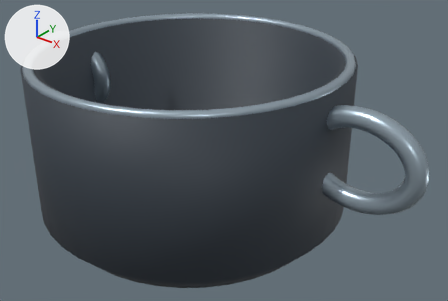
Two versions of the glTF model Web/public/art/items/POT.glb, one commit apart.
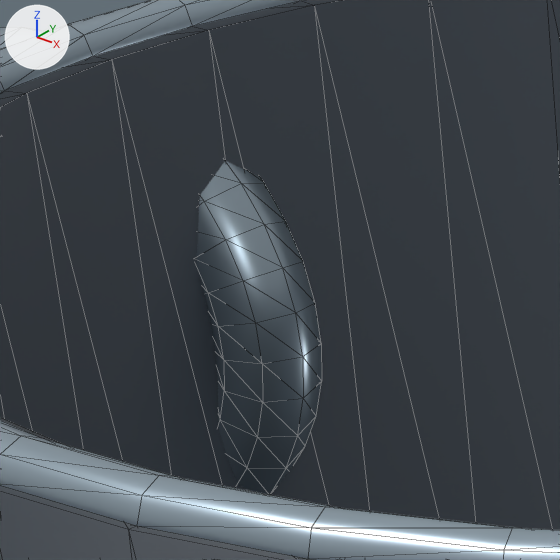
Each version is shown whole from a 50 mm lens placed at (0.564, -0.631, 0.511), pointed at (0.043, 0.021, 0.107), then close up on the part from 13% to 33% of the width and 9% to 38% of the height. The axes (+X, +Y, +Z) are drawn at upper left. The lights are the same throughout. The older version's two pictures come first. The close-ups show mesh edges as thin lines. Vertices at exactly the same position are counted once.

Names of what the first close-up shows: 'POT'.
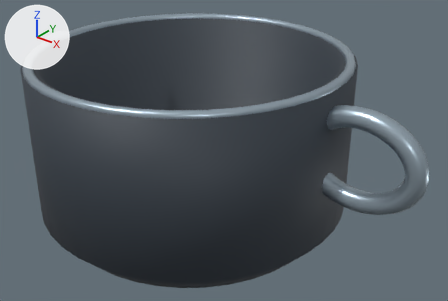
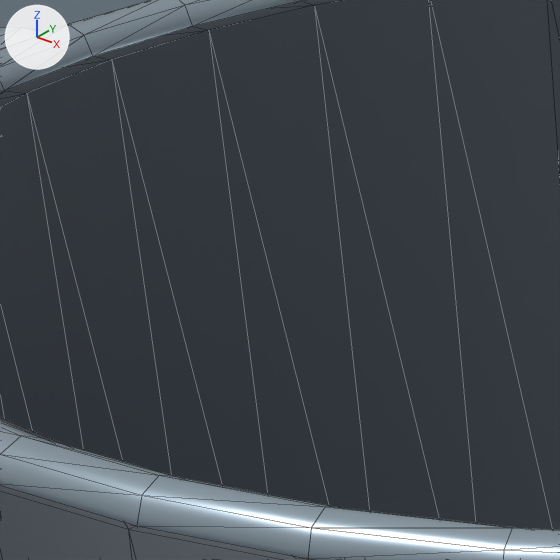
What differs and where, as boxes [x1, y1, x2, y2] in the close-ups (560 x 560 px):
```json
{"part": 1, "of": "me_pot", "change": "cut back", "before": [0, 27, 322, 494]}
```

The change, as JSON lines over the scene's bpy script:
```json
{"block": "me_pot", "where": "# used by ob_pot; parent = ob_wreckabulary_exportroot; location = (0.0, 0.0, 0.0); rotation_euler = (0.0, 0.0, -3.142), in degrees (0, 0, -180)"}
{"op": "remove", "block": "me_pot", "code": "me_pot.from_pydata(...)  # 1248 vertices, 2320 faces; spans x -0.357..0.357, y -0.23..0.23, z 0.0..0.257"}
{"op": "add", "block": "me_pot", "code": "me_pot.from_pydata(...)  # 1088 vertices, 2152 faces; spans x -0.357..0.357, y -0.23..0.23, z 0.0..0.257"}
{"block": "me_pot", "change": "me_pot part 1: 2 vertices moved from x -0.218..-0.211, y 0.01..0.014, z 0.138..0.195 to x -0.219, y 0.007..0.01, z 0.144..0.195; 118 vertices removed from x -0.357..-0.183, y -0.014..0.014, z 0.101..0.239; 38 vertices added at x -0.219, y -0.014..0.014, z 0.114..0.226"}
{"block": "me_pot", "change": "other edits to the shape of me_pot do not show in these pictures"}
```
